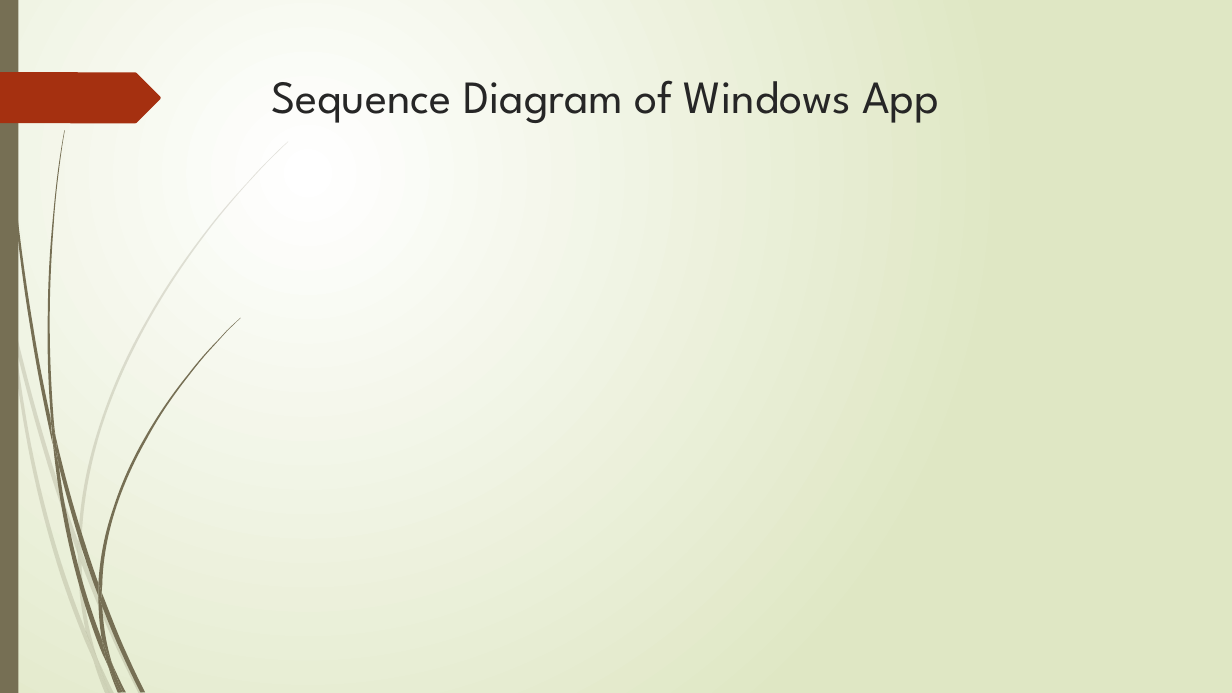
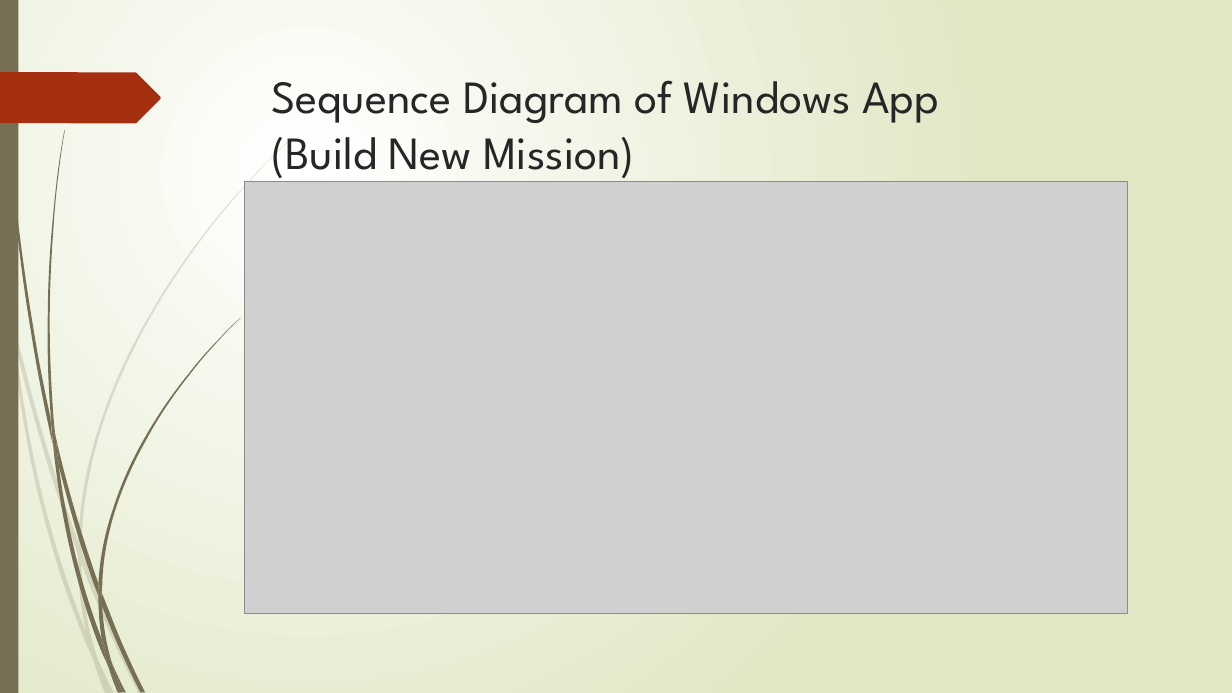
Before and after one commit to Ethan7102/FYP, a slide deck: slide 12 of FYP_document/Interim Report/Interim Report.pptx. Drawn at 1232x693 pixels with LibreOffice and Linux fonts; fonts in the diff are those of the drawing; grey boxes stand for pictures. Boxes give left, top, right and bottom in pixels: in the first picture for what was removed or moved away, otherwise in the second. Text is boxed around its words. In the diff, an @@ line names an element or a change of style, - is before the commit and + after.

```diff
--- a/FYP_document/Interim Report/Interim Report.pptx
+++ b/FYP_document/Interim Report/Interim Report.pptx
@@ title at (271,80,939,183): text changed @@
-Sequence Diagram of Windows App
+Sequence Diagram of Windows App
+(Build New Mission)
@@ picture added at (244,182,1128,614) @@
```
Also in this commit, not shown: 8 other slides changed, 2 other files.
